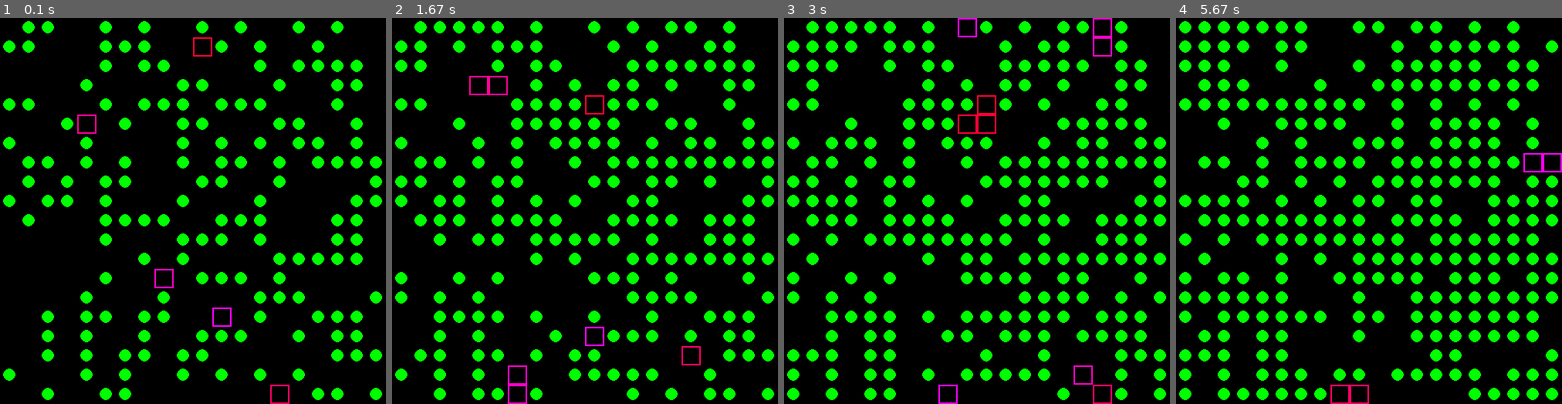
Above: before the commit, frames 1-4 (left to right).
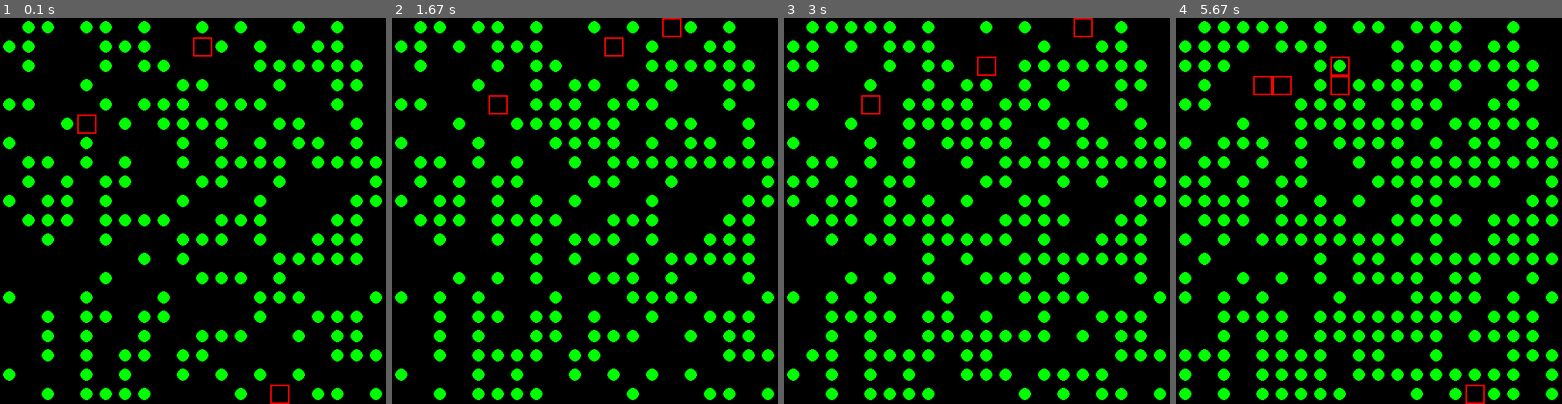
Above: after the commit, the same moments.

Repository: mill275us/Genetic
Game: pygame game, started from genetic.py
Two runs of this game, one before a commit and one after it. Both use one fixed random seed, a clock stepped at 60 frames per second and the inputs below.
Inputs:
- Up to frame 1 (0.1 s): no input
- Up to frame 2 (1.67 s): no input
- Up to frame 3 (3 s): no input
- Up to frame 4 (5.67 s): no input

The runs differ from the first frame. In frame 1, 1.5% of the frame differs, in the area x 0-89%, y 0-100%; in frame 2, 3.7%; in frame 3, 6.0%; in frame 4, 8.2%, in the area x 0-100%, y 0-100%.

Commit message:
Fixed bug moving multiple times issues

Diff:
--- a/Utils/bot.py
+++ b/Utils/bot.py
@@ -13,6 +13,8 @@
         self.isAlive = True
         self.readyToReproduce = False
         self.color = color
+        self.id = -1
+        self.parent_id = -1
 
         # Create a random probability array
         # For movement
@@ -27,12 +29,15 @@
         self.field.field[self.x][self.y] = 9
 
     def move(self):
+        from_x = self.x
+        from_y = self.y
         self.field.field[self.x][self.y] = 0
         self.direction = int(np.random.choice(np.arange(8), 1, p = self.probability_array))
         offset = self.xy_offset()
         self.x = (self.x + offset[0]) % (self.grid_size + 1)
         self.y = (self.y +  offset[1]) % (self.grid_size + 1)
         self.energy -= self.energy_decrement
+        print("{} Moving from ({}, {}) to ({}, {}) with Energy Remain={}".format(self.id, from_x, from_y, self.x, self.y, self.energy))
 
         if self.energy < 0:
             self.isAlive = False
@@ -50,7 +55,14 @@
 
     def mutate(self):
         # Create new random weight shifts
-        nw = [round(float((np.random.rand(1) - 0.5) * self.mutation_level), 3) for i in range(7)]
+        print("---- Bug {} is mutating".format(self.id))
+        nw = [(np.random.rand(1) - 0.5) * self.mutation_level for i in range(8)]
+        curr_p = np.array(self.probability_array)
+        new_weights = np.array(nw).flatten()
+        a = np.add(curr_p, new_weights)
+        a[a < 0] = 0.0
+        a1 = a / a.sum()
+        self.probability_array = a1.tolist()
 
     def printStatus(self):
-        print("Moving direction {} into cell ({}, {}) --> Energy = {}".format(self.direction, self.x, self.y, self.energy))
+        print("{} Moving direction {} into cell ({}, {}) --> Energy = {}".format(self.id, self.direction, self.x, self.y, self.energy))
--- /dev/null
+++ b/errors.txt
@@ -0,0 +1 @@
+Looks like at cycle 7 when bug 1 reproduces it is dropped from the bot list and replaced with 2 references to bug 4 - bug 4 then moves twice in cycle 8
--- a/genetic.py
+++ b/genetic.py
@@ -1,22 +1,35 @@
 import pygame
+import copy
 from Utils.bot import Bot
 from Utils.field import Field
 from Utils.botColor import PyBotColorer
+
+class BotTracker:
+    def __init__(self) -> None:
+        self.next_id = 0
+
+    def getId(self):
+        self.next_id += 1
+        return self.next_id
 
 # Main Program
 # To define say a 10 x 10 grid
 # Uses a zero base
 grid = 19
-number_of_starting_bots = 5
+number_of_starting_bots = 3
 food_density = int(.5 * grid ** 2)
-food_spawn_per_turn = int(.05 * grid ** 2)
+food_spawn_per_turn = int(.10 * grid ** 2)
 field = Field(grid, food_density)
 bots = []
 
 # Create starting field of bots
+botTracker = BotTracker()
 botColorer = PyBotColorer(number_of_starting_bots)
 for i in range(number_of_starting_bots):
-    bots.append(Bot(field, botColorer.pyColorForBot()))
+    ###bots.append(Bot(field, botColorer.pyColorForBot()))
+    newBot = Bot(field, (255,0,0))
+    newBot.id = botTracker.getId()
+    bots.append(newBot)
 
 # Setup Pygame for display
 screen_size = 500
@@ -57,10 +70,16 @@
 
         # Check for reproduction
         if bot.readyToReproduce:
+            print("-- Bug {} is reproducing".format(bot.id))
             energy = int(bot.energy / 2)
             bot.energy = energy
             bot.readyToReproduce = False
-            new_bot = bot
+
+            new_bot = copy.deepcopy(bot)
+            new_bot.id = botTracker.getId()
+            new_bot.parent_id = bot.id
+            print("-- Spawn of {} is Bug {}".format(bot.id, new_bot.id))
+            new_bot.mutate()
             bots.append(new_bot)
 
         # Draw each bug
@@ -77,5 +96,5 @@
 
     # Display board
     pygame.display.update()
-    clock.tick(4)
+    clock.tick(1)
     cycle_coounter += 1
